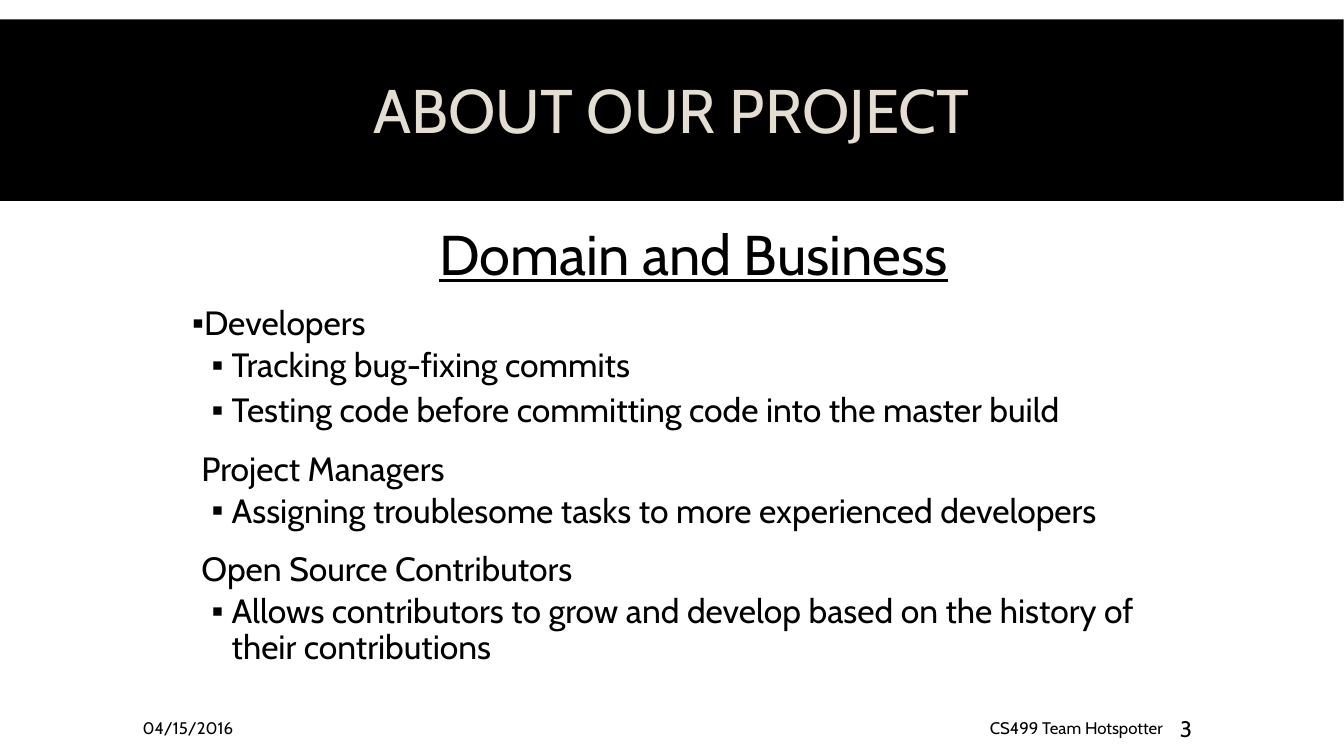
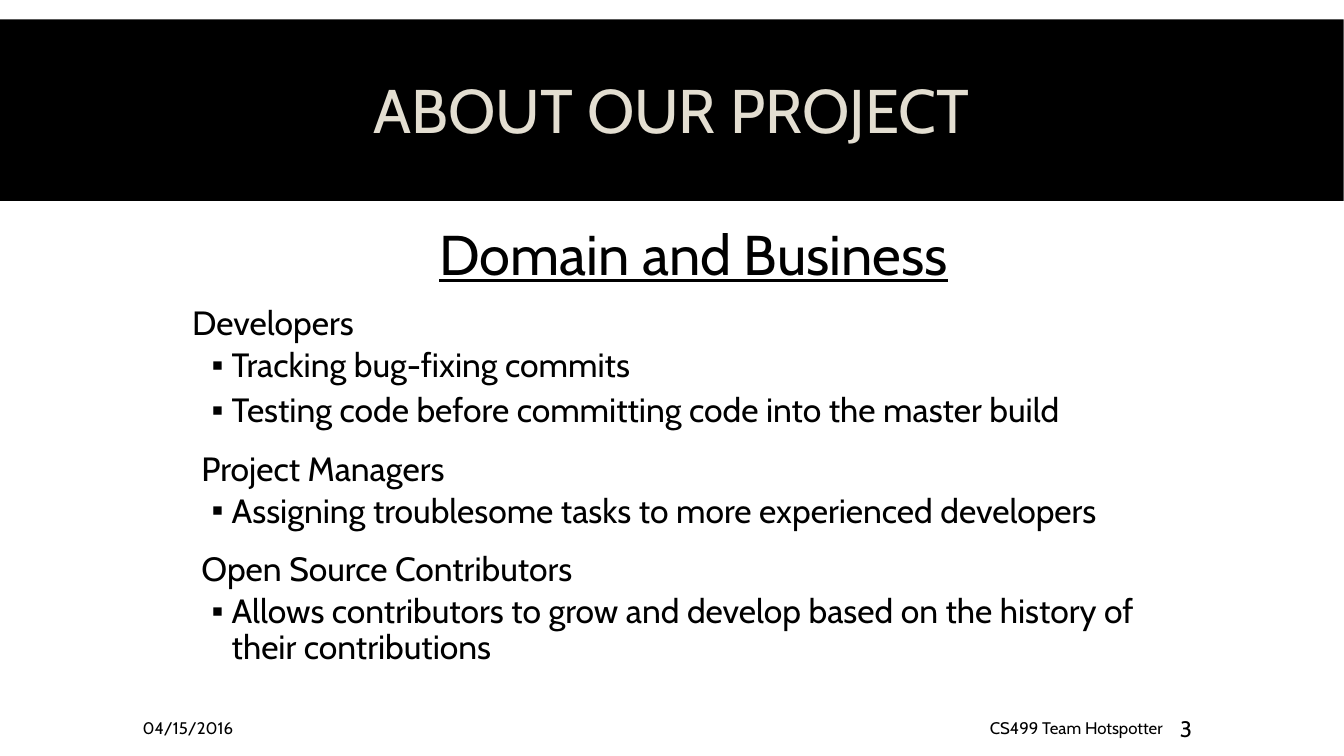
Before and after one commit to spesmit/hotspotter, a slide deck: slide 3 of Documentation/Presentations/CS499 Final Presentation.pptx. Drawn at 1344x756 pixels with LibreOffice and Linux fonts; fonts in the diff are those of the drawing; background and template pictures are left out. Boxes give left, top, right and bottom in pixels: in the first picture for what was removed or moved away, otherwise in the second. Text is boxed around its words. In the diff, an @@ line names an element or a change of style, - is before the commit and + after.

```diff
--- a/Documentation/Presentations/CS499 Final Presentation.pptx
+++ b/Documentation/Presentations/CS499 Final Presentation.pptx
@@ text at (x1=192, y1=309, x2=354, y2=343): bullet ▪ to none @@
```
Also in this commit, not shown: 7 other slides changed.
